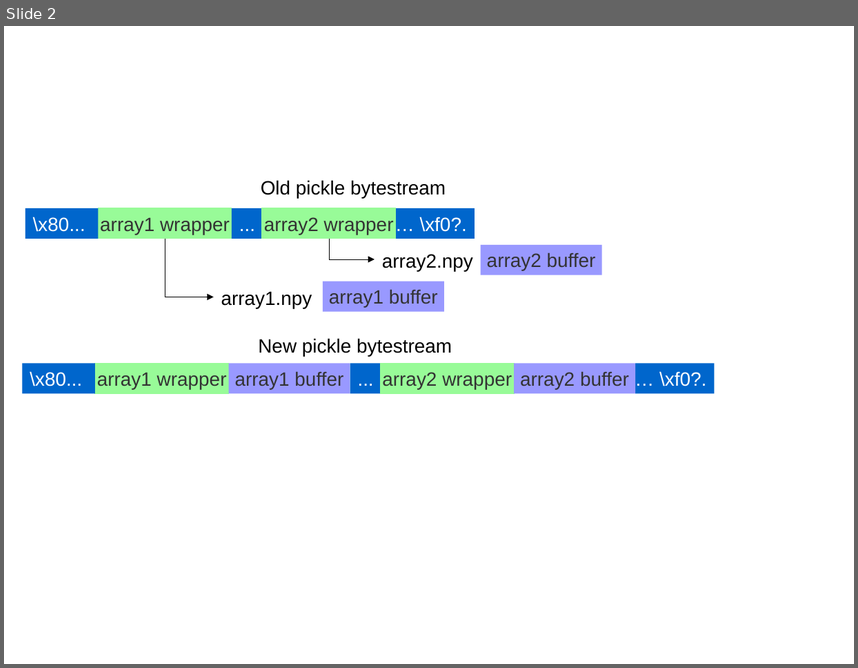
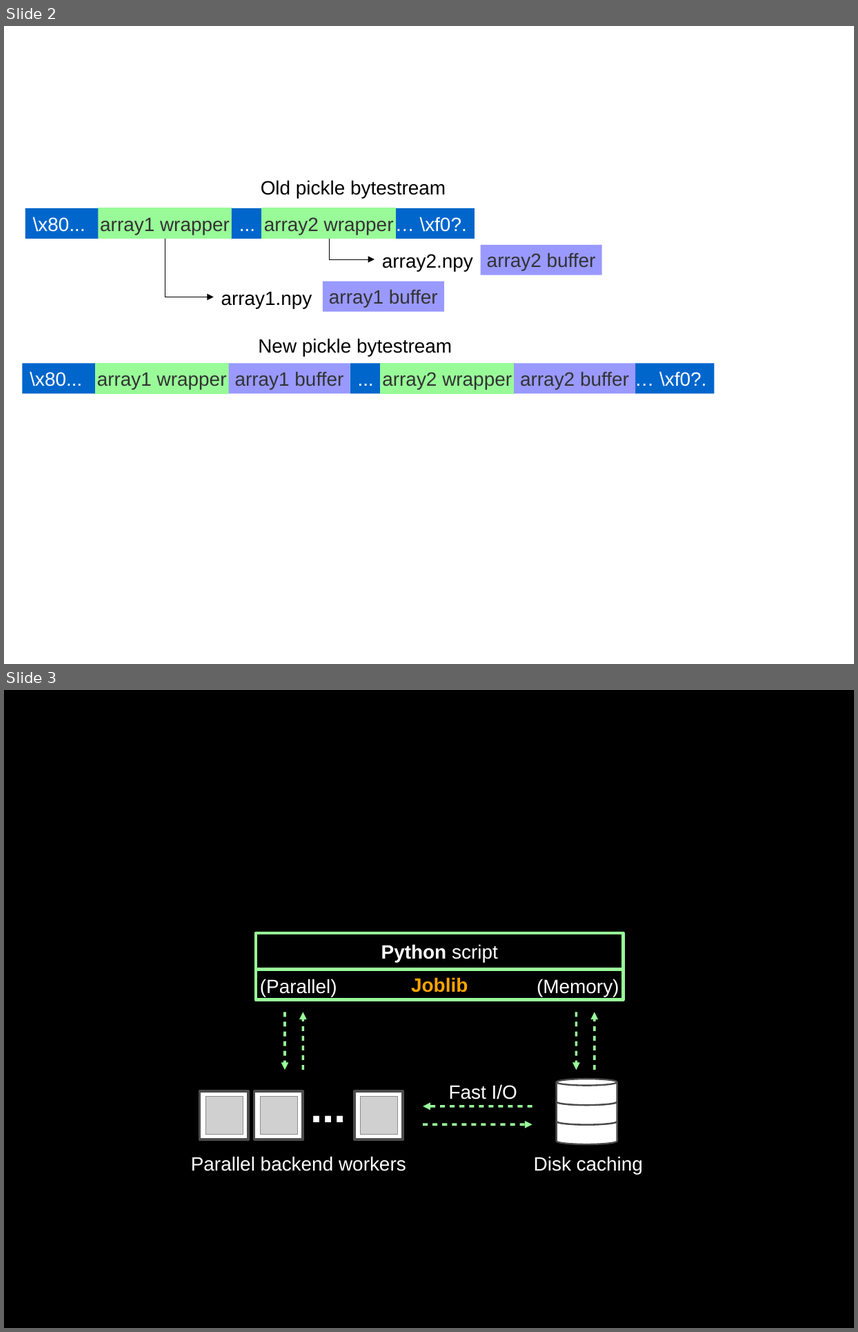
Before and after one commit to aabadie/aabadie.github.io, a slide deck: talks/pyparis-2017-joblib/misc/illustration.odp. Shown one above the other, each under a label of ours: slide 2 before the commit, slides 2 and 3 after it. The pictures are 858x668 and 858x1332 pixels, drawn with LibreOffice and Linux fonts; fonts in the diff are those of the drawing; grey boxes stand for pictures. Boxes give left, top, right and bottom in pixels: in the first picture for what was removed or moved away, otherwise in the second. Text is boxed around its words. In the diff, an @@ line names an element or a change of style, - is before the commit and + after.

```diff
--- a/talks/pyparis-2017-joblib/misc/illustration.odp
+++ b/talks/pyparis-2017-joblib/misc/illustration.odp
@@ slide 3 added at (4,690,854,1328), background #000000 @@
@@ rectangle added at (257,933,624,969), outline #98FB98 3 pt, 18 pt, text #FFFFFF, bold @@
+Python script
@@ rectangle added at (257,969,624,999), outline #98FB98 3 pt, 18 pt, text #FFA500, bold @@
+Joblib
@@ text added at (260,978,337,996), 18 pt, text #FFFFFF @@
+(Parallel)
@@ text added at (537,978,619,996), 18 pt, text #FFFFFF @@
+(Memory)
@@ arrow added from (285, 1012) to (285, 1069), #98FB98 2.3 pt @@
@@ arrow added from (303, 1069) to (303, 1012), #98FB98 2.3 pt @@
@@ arrow added from (577, 1012) to (577, 1069), #98FB98 2.3 pt @@
@@ arrow added from (595, 1069) to (595, 1012), #98FB98 2.3 pt @@
@@ text added at (303,1076,355,1131), 40 pt, text #FFFFFF, bold @@
+...
@@ cylinder added at (556,1078,617,1105), fill #FFFFFF, outline #4C4C4C 1.5 pt @@
@@ rectangle added at (200,1091,248,1140), fill #FFFFFF, outline #4C4C4C 2.3 pt @@
@@ picture added at (206,1096,243,1134) @@
@@ rectangle added at (254,1091,303,1140), fill #FFFFFF, outline #4C4C4C 2.3 pt @@
@@ picture added at (260,1096,297,1134) @@
@@ rectangle added at (355,1091,404,1140), fill #FFFFFF, outline #4C4C4C 2.3 pt @@
@@ picture added at (361,1096,397,1134) @@
@@ text added at (449,1084,517,1099), 18 pt, text #FFFFFF @@
+Fast I/O
@@ cylinder added at (556,1098,617,1124), fill #FFFFFF, outline #4C4C4C 1.5 pt @@
@@ arrow added from (423, 1124) to (533, 1124), #98FB98 2.3 pt @@
@@ arrow added from (533, 1106) to (423, 1106), #98FB98 2.3 pt @@
@@ cylinder added at (556,1118,617,1144), fill #FFFFFF, outline #4C4C4C 1.5 pt @@
@@ text added at (191,1156,406,1171), 18 pt, text #FFFFFF @@
+Parallel backend workers
@@ text added at (534,1156,643,1174), 18 pt, text #FFFFFF @@
+Disk caching
```
Also in this commit, not shown: 1 slide changed, 3 other slides added, 14 other files.
